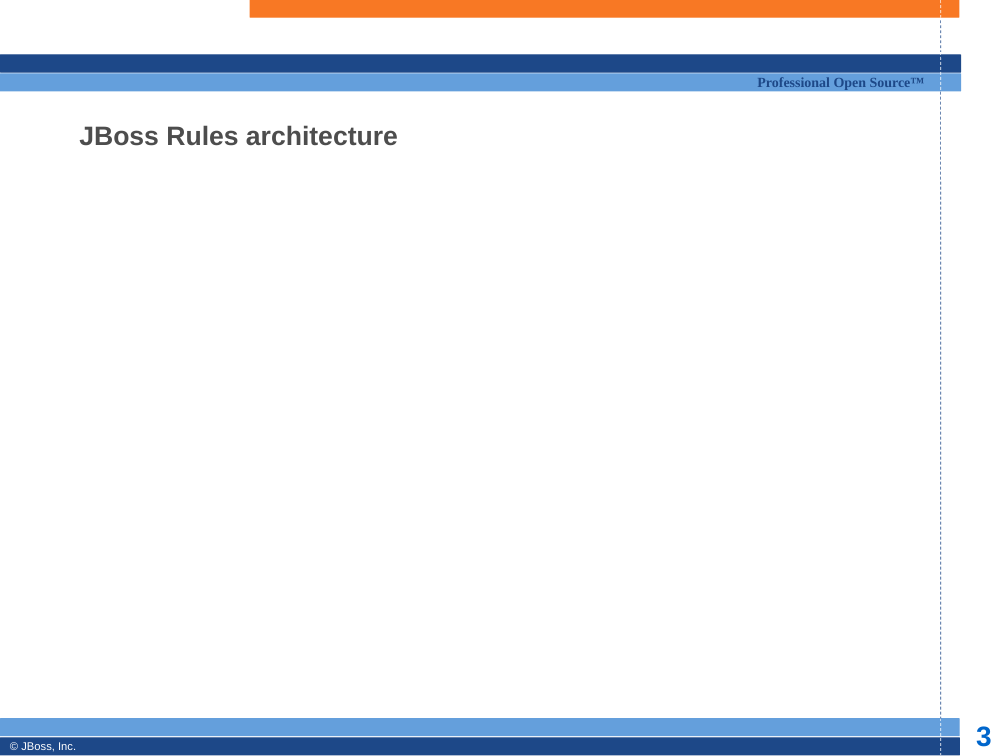
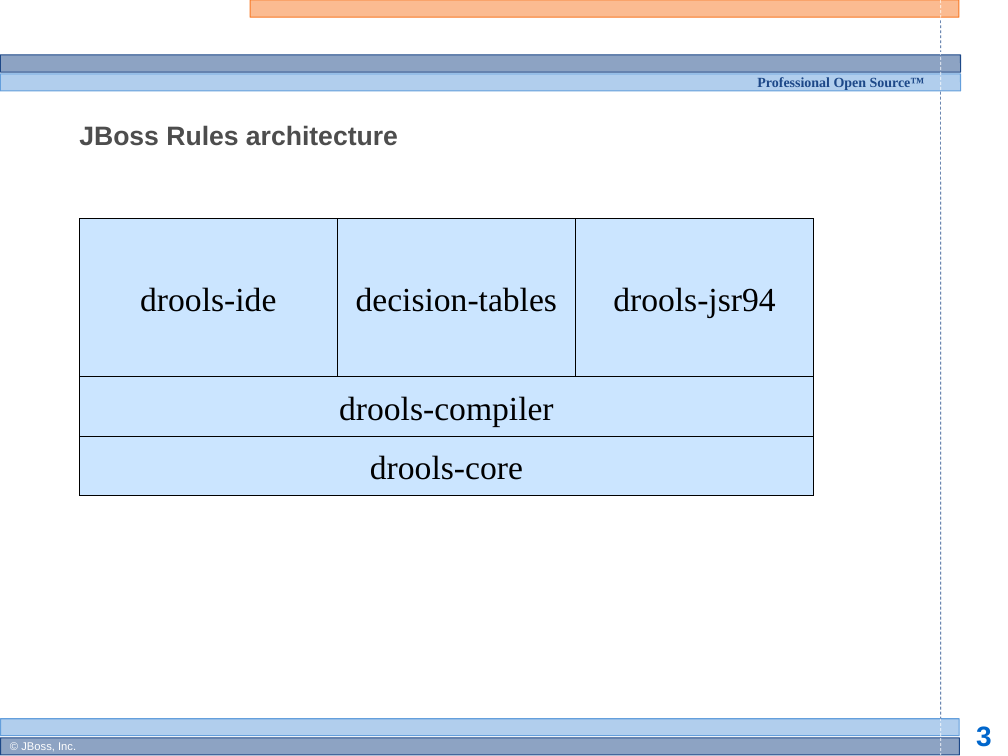
Before and after one commit to bobmcwhirter/drools, a slide deck: slide 3 of documentation/training/developers-course/Module 2 - JBoss Rules Intro.odp. Drawn at 1008x756 pixels with LibreOffice and Linux fonts; fonts in the diff are those of the drawing; background and template pictures are left out. Boxes give left, top, right and bottom in pixels: in the first picture for what was removed or moved away, otherwise in the second. Text is boxed around its words. In the diff, an @@ line names an element or a change of style, - is before the commit and + after.

Commit message:
small changes

```diff
--- a/documentation/training/developers-course/Module 2 - JBoss Rules Intro.odp
+++ b/documentation/training/developers-course/Module 2 - JBoss Rules Intro.odp
@@ rounded rectangle at (x1=250, y1=0, x2=959, y2=17): fill #F87824 to #F87824 at 50% opacity @@
@@ rounded rectangle at (x1=1, y1=55, x2=961, y2=73): fill #1D4888 to #1D4888 at 50% opacity @@
@@ rounded rectangle at (x1=1, y1=74, x2=961, y2=91): fill #649FDC to #649FDC at 50% opacity @@
@@ rectangle added at (x1=80, y1=219, x2=338, y2=377), fill #99CCFF at 50% opacity, outline #000000 0 pt, 24 pt, text #000000 @@
+drools-ide
@@ rectangle added at (x1=338, y1=219, x2=576, y2=377), fill #99CCFF at 50% opacity, outline #000000 0 pt, 24 pt, text #000000 @@
+decision-tables
@@ rectangle added at (x1=576, y1=219, x2=813, y2=377), fill #99CCFF at 50% opacity, outline #000000 0 pt, 24 pt, text #000000 @@
+drools-jsr94
@@ rectangle added at (x1=80, y1=377, x2=813, y2=436), fill #99CCFF at 50% opacity, outline #000000 0 pt, 24 pt, text #000000 @@
+drools-compiler
@@ rectangle added at (x1=80, y1=436, x2=813, y2=496), fill #99CCFF at 50% opacity, outline #000000 0 pt, 24 pt, text #000000 @@
+drools-core
@@ rounded rectangle at (x1=1, y1=719, x2=960, y2=736): fill #649FDC to #649FDC at 50% opacity @@
@@ rounded rectangle at (x1=1, y1=738, x2=960, y2=755): fill #1D4888 to #1D4888 at 50% opacity @@
```
Also in this commit, not shown: 6 other slides changed.
